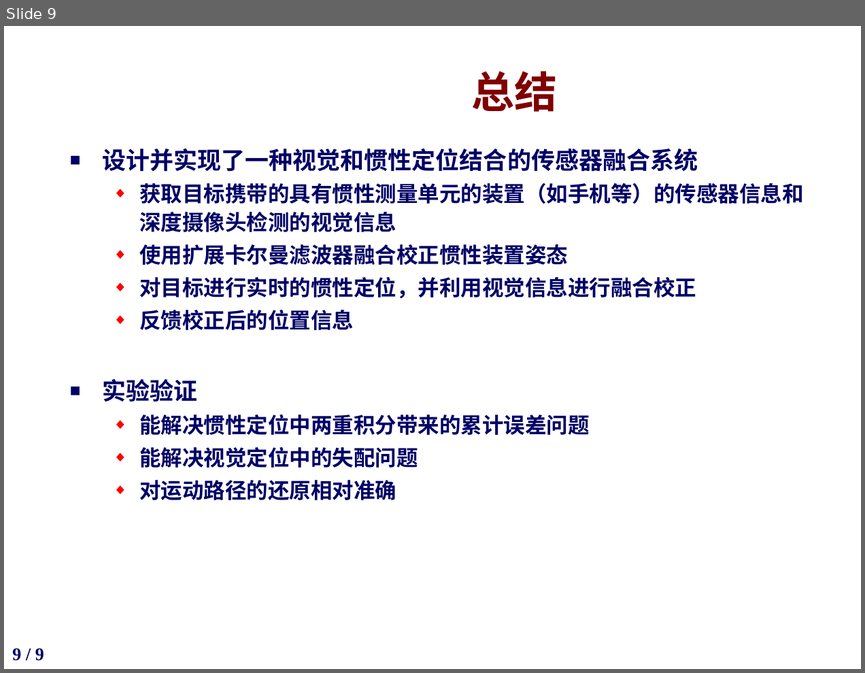
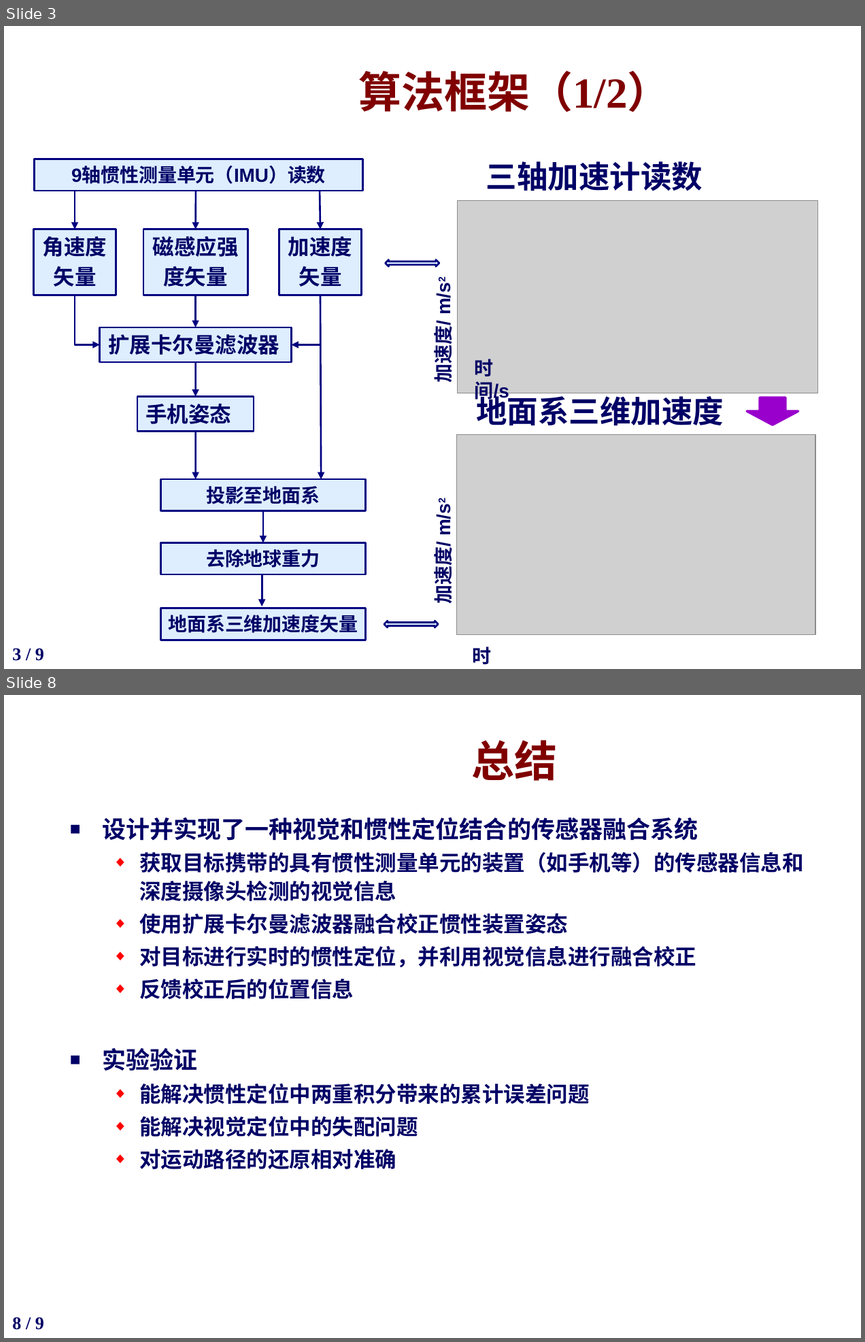
Before and after one commit to potato1996/FinalYearProject, a slide deck: slides/答辩ppt-杜大有1300012870.pptx. Shown one above the other, each under a label of ours: slide 9 before the commit, slides 3 and 8 after it; the slides between them are not shown. The pictures are 865x673 and 865x1342 pixels, drawn with LibreOffice and Linux fonts; fonts in the diff are those of the drawing; grey boxes stand for pictures; background and template pictures are left out. Boxes give left, top, right and bottom in pixels: in the first picture for what was removed or moved away, otherwise in the second. Text is boxed around its words. In the diff, an @@ line names an element or a change of style, - is before the commit and + after.

```diff
--- a/slides/答辩ppt-杜大有1300012870.pptx
+++ b/slides/答辩ppt-杜大有1300012870.pptx
@@ slide 3 added at [4, 26, 861, 669], background picture (left out); not listed: 1 template element that a slide beside it also shows @@
@@ title added at [358, 71, 670, 112], 36 pt, text #800000, bold @@
+算法框架（1/2）
@@ text added at [486, 161, 703, 191], 26 pt, text #000066, bold @@
+三轴加速计读数
@@ picture added at [458, 201, 818, 393] @@
@@ left right arrow added at [385, 260, 439, 267], fill #99CCFF at 32% opacity, outline #000080 1.5 pt @@
@@ text added at [428, 285, 456, 381], 16 pt, text #000066, bold @@
+加速度/ m/s2
@@ text added at [475, 359, 509, 403], 16 pt, text #000066, bold @@
+时间/s
@@ text added at [476, 391, 723, 425], 26 pt, text #000066, bold @@
+地面系三维加速度
@@ down arrow added at [747, 397, 798, 424], fill #9900CC, outline #9900CC 2 pt @@
@@ picture added at [456, 435, 815, 635] @@
@@ text added at [428, 506, 456, 602], 16 pt, text #000066, bold @@
+加速度/ m/s2
@@ group added at [33, 159, 366, 639]: 9 rectangles, 9 arrows, 2 elbow arrows @@
+角速度
+矢量
+加速度
+矢量
+磁感应强
+度矢量
+扩展卡尔曼滤波器
+手机姿态
+投影至地面系
+去除地球重力
+9轴惯性测量单元（IMU）读数
+地面系三维加速度矢量
@@ left right arrow added at [384, 620, 439, 628], fill #99CCFF at 32% opacity, outline #000080 1.5 pt @@
@@ text added at [472, 646, 491, 664], 16 pt, text #000066, bold @@
+时间/s
@@ what was slide 9 is now slide 8 @@
@@ page number at [12, 1317, 44, 1329]: text changed @@
-9 / 9
+8 / 9
```
Also in this commit, not shown: 6 slides changed, 2 slides removed.
